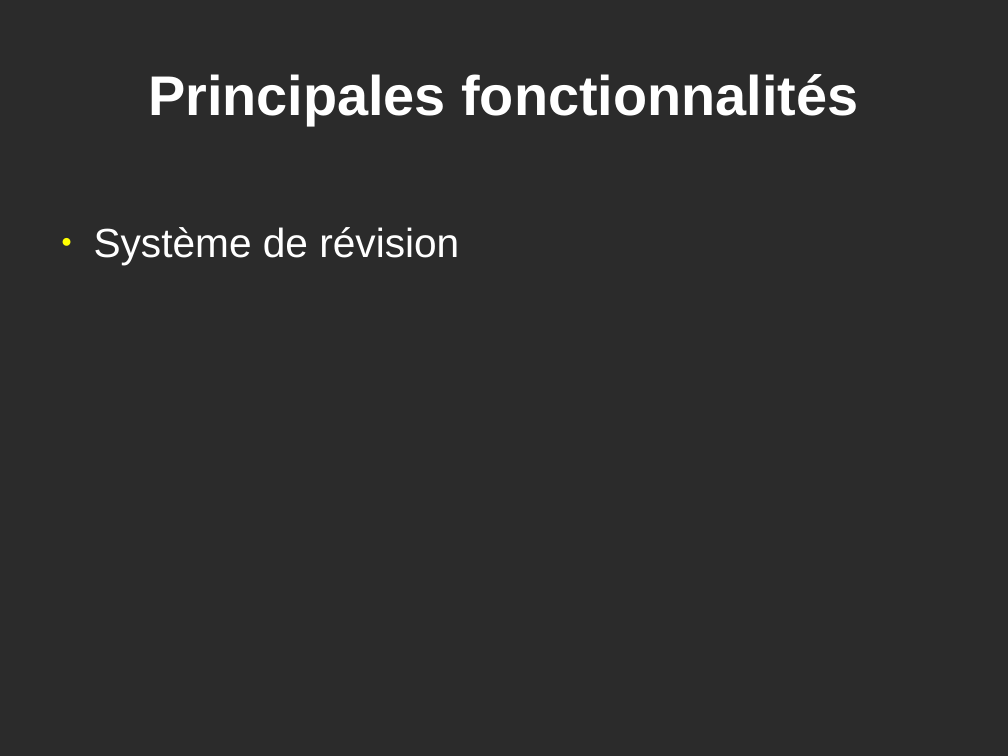
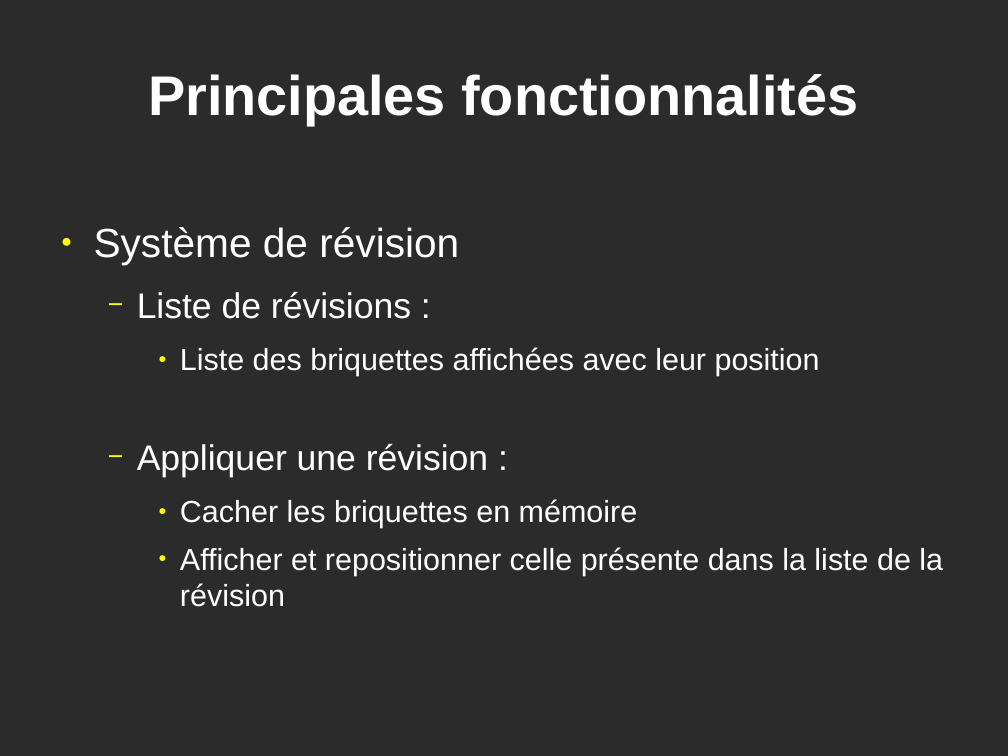
Before and after one commit to GuillaumeSmaha/BriquettePhysique, a slide deck: slide 11 of rapport/presentation/presentation_briquette.odp. Drawn at 1008x756 pixels with LibreOffice and Linux fonts; fonts in the diff are those of the drawing; background and template pictures are left out; a plain dark background stands for a picture behind light text. Boxes give left, top, right and bottom in pixels: in the first picture for what was removed or moved away, otherwise in the second. Text is boxed around its words. In the diff, an @@ line names an element or a change of style, - is before the commit and + after.

```diff
--- a/rapport/presentation/presentation_briquette.odp
+++ b/rapport/presentation/presentation_briquette.odp
@@ text at (x1=137, y1=291, x2=943, y2=607): paragraphs added @@
+  − Liste de révisions :
+    ● Liste des briquettes affichées avec leur position
+  − Appliquer une révision :
+    ● Cacher les briquettes en mémoire
+    ● Afficher et repositionner celle présente dans la liste de la révision
```
Also in this commit, not shown: 7 other slides changed.
